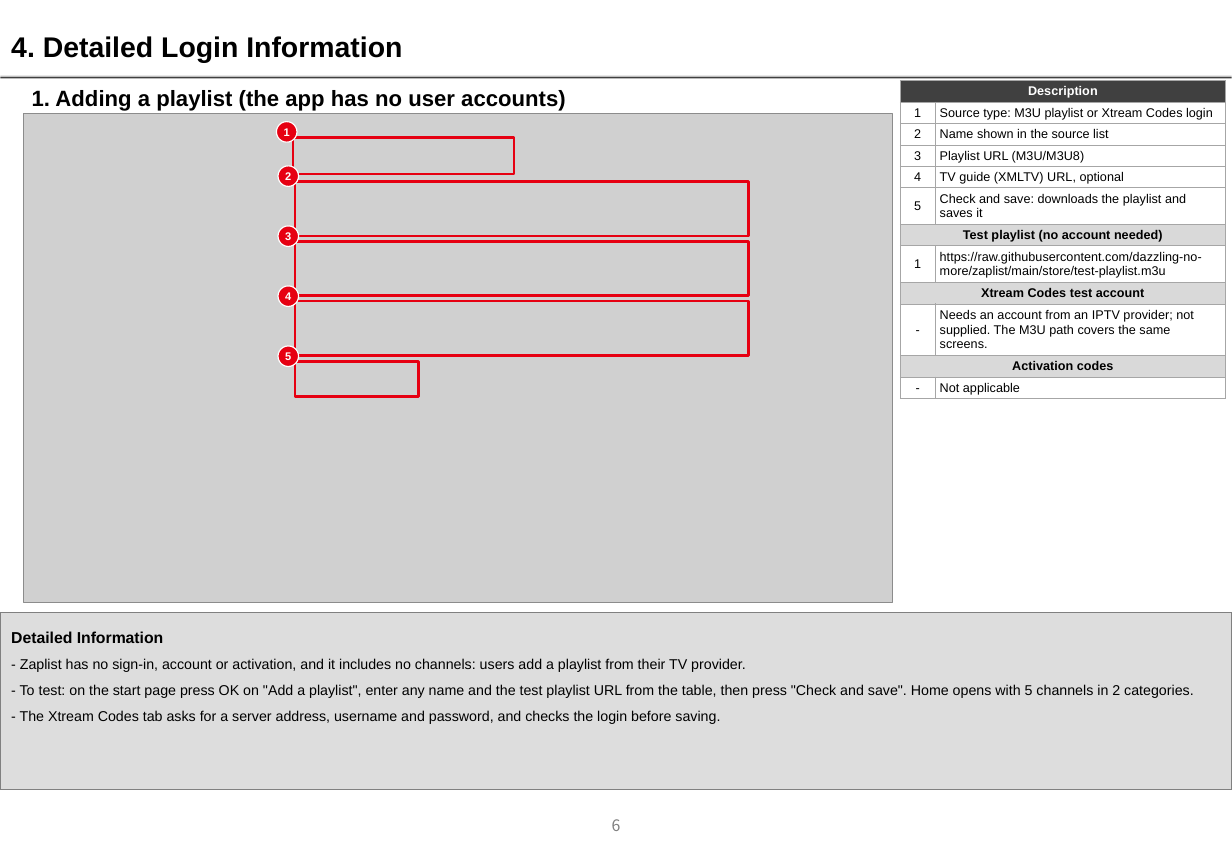
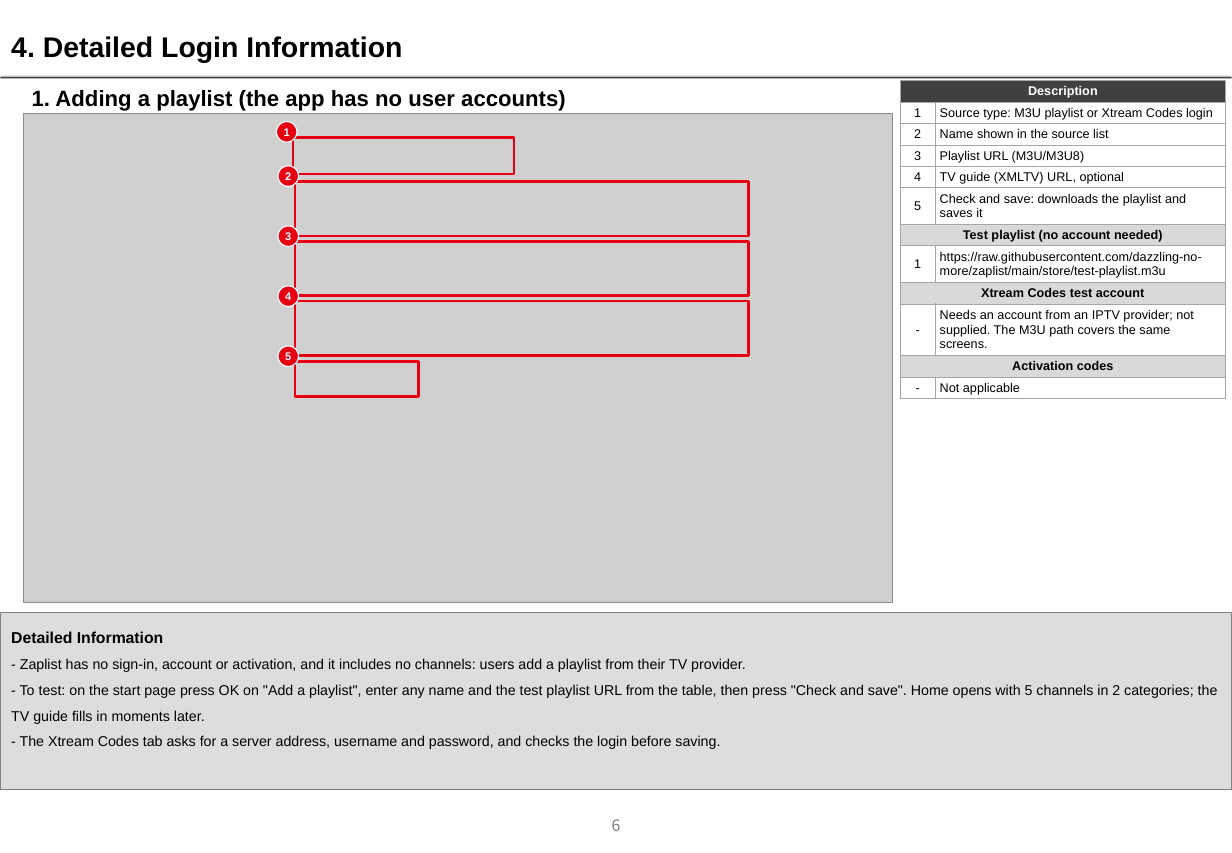
Before and after one commit to dazzling-no-more/zaplist, a slide deck: slide 6 of store/lg-qa/Zaplist_UX_Scenario_1.0.0.pptx. Drawn at 1232x853 pixels with LibreOffice and Linux fonts; fonts in the diff are those of the drawing; grey boxes stand for pictures; background and template pictures are left out. Boxes give left, top, right and bottom in pixels: in the first picture for what was removed or moved away, otherwise in the second. Text is boxed around its words. In the diff, an @@ line names an element or a change of style, - is before the commit and + after.

```diff
--- a/store/lg-qa/Zaplist_UX_Scenario_1.0.0.pptx
+++ b/store/lg-qa/Zaplist_UX_Scenario_1.0.0.pptx
@@ text in rectangle at (11, 684, 1218, 724): text changed @@
-- To test: on the start page press OK on "Add a playlist", enter any name and the test playlist URL from the table, then press "Check and save". Home opens with 5 channels in 2 categories.
+- To test: on the start page press OK on "Add a playlist", enter any name and the test playlist URL from the table, then press "Check and save". Home opens with 5 channels in 2 categories; the TV guide fills in moments later.
```
Also in this commit, not shown: 2 other slides changed, 9 other files.
